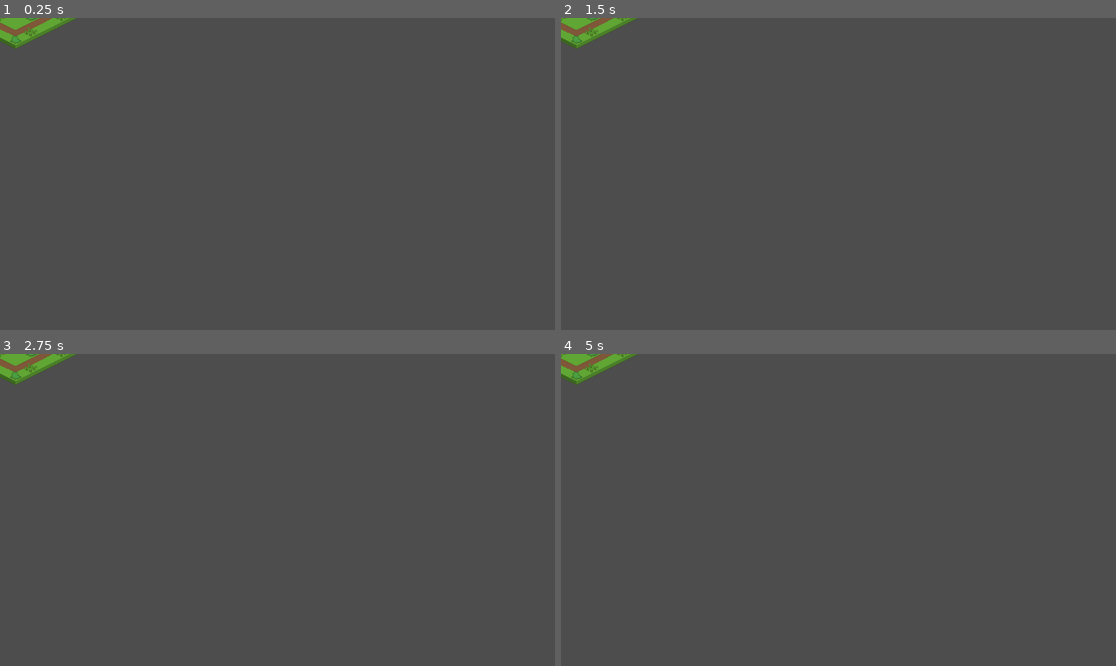
Above: before the commit, frames 1-4 (two rows, left to right).
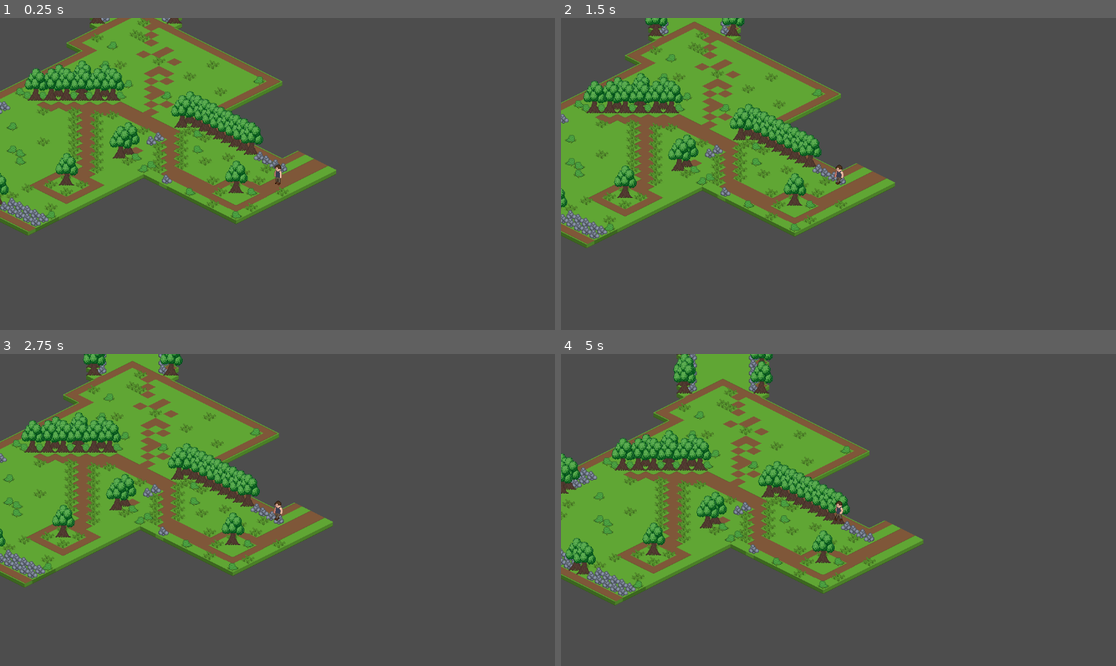
Above: after the commit, the same moments.

Repository: SantiagoTamayo2002/juego_1
Game: Godot game, scene res://basic-map.tscn
Two runs of this game, one before a commit and one after it. Both use one fixed random seed, a clock stepped at 60 frames per second and the inputs below.
Inputs:
- Up to frame 1 (0.25 s): no input
- Up to frame 2 (1.5 s): tap Enter at 0.5 s; hold W (M_up, bound only after the commit) 0.53-1.28 s; tap D (M_rigth, bound only after the commit) at 0.6, 1.35 s; hold S (M_down, bound only after the commit) from 1.28 s (still down)
- Up to frame 3 (2.75 s): release S (M_down, bound only after the commit) at 2.03 s; hold W (M_up, bound only after the commit) from 2.03 s (still down); tap D (M_rigth, bound only after the commit) at 2.1 s
- Up to frame 4 (5 s): tap D (M_rigth, bound only after the commit) at 2.85, 3.6, 4.35 s; release W (M_up, bound only after the commit) at 3.53 s; hold A (M_left, bound only after the commit) from 3.53 s (still down)

The runs differ from the first frame. In frame 1, 27% of the frame differs, in the area x 0-61%, y 0-70%; in frame 2, 27%; in frame 3, 27%; in frame 4, 31%, in the area x 0-66%, y 0-81%.

Commit message:
animated_character_movements_AWSD

Diff:
--- /dev/null
+++ b/juego_1/Scripts/personaje.gd
@@ -0,0 +1,20 @@
+extends CharacterBody2D
+var pixeles_personaje : int = 24
+
+@export var speed : float = 2 * pixeles_personaje
+
+func _physics_process(delta):
+	var direction : Vector2 = Input.get_vector("M_left","M_rigth","M_up","M_down").normalized()
+	if direction:
+		velocity = direction * speed
+		animar(1)
+	else:
+		velocity = Vector2.ZERO
+		animar(0)
+	move_and_slide()
+
+func animar(bool):
+	if bool == 1:
+		$AnimatedSprite2D.play("walk")
+	else:
+		$AnimatedSprite2D.play("idle")
--- a/juego_1/basic-map.tscn
+++ b/juego_1/basic-map.tscn
@@ -7,8 +7,7 @@
 [ext_resource type="Texture2D" uid="uid://6lget2gf2x2x" path="res://assets/terrain/tree.png" id="6_qx2lp"]
 [ext_resource type="Texture2D" uid="uid://8ekrkwsv4f1k" path="res://assets/terrain/grass_w_p.png" id="7_f4sve"]
 [ext_resource type="Texture2D" uid="uid://o3mc0lm2xmgf" path="res://assets/terrain/grass_w_r.png" id="7_ia6ev"]
-[ext_resource type="Texture2D" uid="uid://d4nrfdkpvi204" path="res://assets/spritesheets/player_idle.png" id="8_1elgo"]
-[ext_resource type="Texture2D" uid="uid://bnph608kdvbvs" path="res://assets/spritesheets/player_walk.png" id="9_elmng"]
+[ext_resource type="PackedScene" uid="uid://ce61awfe6glro" path="res://personaje.tscn" id="8_g6g2e"]
 
 [sub_resource type="TileSetAtlasSource" id="TileSetAtlasSource_sllo7"]
 texture = ExtResource("7_ia6ev")
@@ -83,145 +82,6 @@
 sources/5 = SubResource("TileSetAtlasSource_p2f26")
 sources/8 = SubResource("TileSetAtlasSource_86o2n")
 
-[sub_resource type="AtlasTexture" id="AtlasTexture_ofd8g"]
-atlas = ExtResource("8_1elgo")
-region = Rect2(0, 0, 32, 48)
-
-[sub_resource type="AtlasTexture" id="AtlasTexture_ki2t1"]
-atlas = ExtResource("8_1elgo")
-region = Rect2(32, 0, 32, 48)
-
-[sub_resource type="AtlasTexture" id="AtlasTexture_c1ev5"]
-atlas = ExtResource("8_1elgo")
-region = Rect2(64, 0, 32, 48)
-
-[sub_resource type="AtlasTexture" id="AtlasTexture_2irqr"]
-atlas = ExtResource("8_1elgo")
-region = Rect2(96, 0, 32, 48)
-
-[sub_resource type="AtlasTexture" id="AtlasTexture_t0na8"]
-atlas = ExtResource("8_1elgo")
-region = Rect2(128, 0, 32, 48)
-
-[sub_resource type="AtlasTexture" id="AtlasTexture_d1mdb"]
-atlas = ExtResource("8_1elgo")
-region = Rect2(160, 0, 32, 48)
-
-[sub_resource type="AtlasTexture" id="AtlasTexture_g76gt"]
-atlas = ExtResource("8_1elgo")
-region = Rect2(192, 0, 32, 48)
-
-[sub_resource type="AtlasTexture" id="AtlasTexture_ihlbc"]
-atlas = ExtResource("8_1elgo")
-region = Rect2(224, 0, 32, 48)
-
-[sub_resource type="AtlasTexture" id="AtlasTexture_jpgyi"]
-atlas = ExtResource("8_1elgo")
-region = Rect2(256, 0, 32, 48)
-
-[sub_resource type="AtlasTexture" id="AtlasTexture_ve2ax"]
-atlas = ExtResource("8_1elgo")
-region = Rect2(288, 0, 32, 48)
-
-[sub_resource type="AtlasTexture" id="AtlasTexture_van7n"]
-atlas = ExtResource("8_1elgo")
-region = Rect2(320, 0, 32, 48)
-
-[sub_resource type="AtlasTexture" id="AtlasTexture_016m1"]
-atlas = ExtResource("8_1elgo")
-region = Rect2(352, 0, 32, 48)
-
-[sub_resource type="AtlasTexture" id="AtlasTexture_cv36d"]
-atlas = ExtResource("9_elmng")
-region = Rect2(0, 0, 32, 48)
-
-[sub_resource type="AtlasTexture" id="AtlasTexture_m70ut"]
-atlas = ExtResource("9_elmng")
-region = Rect2(32, 0, 32, 48)
-
-[sub_resource type="AtlasTexture" id="AtlasTexture_xwypf"]
-atlas = ExtResource("9_elmng")
-region = Rect2(64, 0, 32, 48)
-
-[sub_resource type="AtlasTexture" id="AtlasTexture_xcyfr"]
-atlas = ExtResource("9_elmng")
-region = Rect2(96, 0, 32, 48)
-
-[sub_resource type="AtlasTexture" id="AtlasTexture_guh6l"]
-atlas = ExtResource("9_elmng")
-region = Rect2(128, 0, 32, 48)
-
-[sub_resource type="AtlasTexture" id="AtlasTexture_oyr01"]
-atlas = ExtResource("9_elmng")
-region = Rect2(160, 0, 32, 48)
-
-[sub_resource type="SpriteFrames" id="SpriteFrames_nvlyj"]
-animations = [{
-"frames": [{
-"duration": 1.0,
-"texture": SubResource("AtlasTexture_ofd8g")
-}, {
-"duration": 1.0,
-"texture": SubResource("AtlasTexture_ki2t1")
-}, {
-"duration": 1.0,
-"texture": SubResource("AtlasTexture_c1ev5")
-}, {
-"duration": 1.0,
-"texture": SubResource("AtlasTexture_2irqr")
-}, {
-"duration": 1.0,
-"texture": SubResource("AtlasTexture_t0na8")
-}, {
-"duration": 1.0,
-"texture": SubResource("AtlasTexture_d1mdb")
-}, {
-"duration": 1.0,
-"texture": SubResource("AtlasTexture_g76gt")
-}, {
-"duration": 1.0,
-"texture": SubResource("AtlasTexture_ihlbc")
-}, {
-"duration": 1.0,
-"texture": SubResource("AtlasTexture_jpgyi")
-}, {
-"duration": 1.0,
-"texture": SubResource("AtlasTexture_ve2ax")
-}, {
-"duration": 1.0,
-"texture": SubResource("AtlasTexture_van7n")
-}, {
-"duration": 1.0,
-"texture": SubResource("AtlasTexture_016m1")
-}],
-"loop": true,
-"name": &"idle",
-"speed": 10.0
-}, {
-"frames": [{
-"duration": 1.0,
-"texture": SubResource("AtlasTexture_cv36d")
-}, {
-"duration": 1.0,
-"texture": SubResource("AtlasTexture_m70ut")
-}, {
-"duration": 1.0,
-"texture": SubResource("AtlasTexture_xwypf")
-}, {
-"duration": 1.0,
-"texture": SubResource("AtlasTexture_xcyfr")
-}, {
-"duration": 1.0,
-"texture": SubResource("AtlasTexture_guh6l")
-}, {
-"duration": 1.0,
-"texture": SubResource("AtlasTexture_oyr01")
-}],
-"loop": true,
-"name": &"walk",
-"speed": 5.0
-}]
-
 [node name="nivel" type="Node2D"]
 
 [node name="TileMap" type="TileMap" parent="."]
@@ -230,9 +90,4 @@
 format = 2
 layer_0/tile_data = PackedInt32Array(-65536, 5, 0, -2, 3, 1, -1, 1, 0, 65535, 8, 0, 0, 1, 0, 65536, 65539, 0, 65537, 65 …(15558 unchanged characters)…
 
-[node name="AnimatedSprite2D" type="AnimatedSprite2D" parent="."]
-texture_filter = 1
-position = Vector2(118, -40)
-sprite_frames = SubResource("SpriteFrames_nvlyj")
-animation = &"idle"
-frame_progress = 0.072032
+[node name="CharacterBody2D" parent="." instance=ExtResource("8_g6g2e")]
--- /dev/null
+++ b/juego_1/personaje.tscn
@@ -0,0 +1,165 @@
+[gd_scene load_steps=24 format=3 uid="uid://ce61awfe6glro"]
+
+[ext_resource type="Texture2D" uid="uid://d4nrfdkpvi204" path="res://assets/spritesheets/player_idle.png" id="1_m5w3n"]
+[ext_resource type="Script" path="res://Scripts/personaje.gd" id="1_pg8ck"]
+[ext_resource type="Texture2D" uid="uid://bnph608kdvbvs" path="res://assets/spritesheets/player_walk.png" id="2_v8bb5"]
+
+[sub_resource type="AtlasTexture" id="AtlasTexture_ki2t1"]
+atlas = ExtResource("1_m5w3n")
+region = Rect2(32, 0, 32, 48)
+
+[sub_resource type="AtlasTexture" id="AtlasTexture_ofd8g"]
+atlas = ExtResource("1_m5w3n")
+region = Rect2(0, 0, 32, 48)
+
+[sub_resource type="AtlasTexture" id="AtlasTexture_c1ev5"]
+atlas = ExtResource("1_m5w3n")
+region = Rect2(64, 0, 32, 48)
+
+[sub_resource type="AtlasTexture" id="AtlasTexture_2irqr"]
+atlas = ExtResource("1_m5w3n")
+region = Rect2(96, 0, 32, 48)
+
+[sub_resource type="AtlasTexture" id="AtlasTexture_t0na8"]
+atlas = ExtResource("1_m5w3n")
+region = Rect2(128, 0, 32, 48)
+
+[sub_resource type="AtlasTexture" id="AtlasTexture_d1mdb"]
+atlas = ExtResource("1_m5w3n")
+region = Rect2(160, 0, 32, 48)
+
+[sub_resource type="AtlasTexture" id="AtlasTexture_g76gt"]
+atlas = ExtResource("1_m5w3n")
+region = Rect2(192, 0, 32, 48)
+
+[sub_resource type="AtlasTexture" id="AtlasTexture_ihlbc"]
+atlas = ExtResource("1_m5w3n")
+region = Rect2(224, 0, 32, 48)
+
+[sub_resource type="AtlasTexture" id="AtlasTexture_jpgyi"]
+atlas = ExtResource("1_m5w3n")
+region = Rect2(256, 0, 32, 48)
+
+[sub_resource type="AtlasTexture" id="AtlasTexture_ve2ax"]
+atlas = ExtResource("1_m5w3n")
+region = Rect2(288, 0, 32, 48)
+
+[sub_resource type="AtlasTexture" id="AtlasTexture_van7n"]
+atlas = ExtResource("1_m5w3n")
+region = Rect2(320, 0, 32, 48)
+
+[sub_resource type="AtlasTexture" id="AtlasTexture_016m1"]
+atlas = ExtResource("1_m5w3n")
+region = Rect2(352, 0, 32, 48)
+
+[sub_resource type="AtlasTexture" id="AtlasTexture_cv36d"]
+atlas = ExtResource("2_v8bb5")
+region = Rect2(0, 0, 32, 48)
+
+[sub_resource type="AtlasTexture" id="AtlasTexture_m70ut"]
+atlas = ExtResource("2_v8bb5")
+region = Rect2(32, 0, 32, 48)
+
+[sub_resource type="AtlasTexture" id="AtlasTexture_xwypf"]
+atlas = ExtResource("2_v8bb5")
+region = Rect2(64, 0, 32, 48)
+
+[sub_resource type="AtlasTexture" id="AtlasTexture_xcyfr"]
+atlas = ExtResource("2_v8bb5")
+region = Rect2(96, 0, 32, 48)
+
+[sub_resource type="AtlasTexture" id="AtlasTexture_guh6l"]
+atlas = ExtResource("2_v8bb5")
+region = Rect2(128, 0, 32, 48)
+
+[sub_resource type="AtlasTexture" id="AtlasTexture_oyr01"]
+atlas = ExtResource("2_v8bb5")
+region = Rect2(160, 0, 32, 48)
+
+[sub_resource type="SpriteFrames" id="SpriteFrames_f8rhc"]
+animations = [{
+"frames": [{
+"duration": 1.0,
+"texture": SubResource("AtlasTexture_ki2t1")
+}, {
+"duration": 1.0,
+"texture": SubResource("AtlasTexture_ofd8g")
+}, {
+"duration": 1.0,
+"texture": SubResource("AtlasTexture_c1ev5")
+}, {
+"duration": 1.0,
+"texture": SubResource("AtlasTexture_2irqr")
+}, {
+"duration": 1.0,
+"texture": SubResource("AtlasTexture_t0na8")
+}, {
+"duration": 1.0,
+"texture": SubResource("AtlasTexture_d1mdb")
+}, {
+"duration": 1.0,
+"texture": SubResource("AtlasTexture_g76gt")
+}, {
+"duration": 1.0,
+"texture": SubResource("AtlasTexture_ihlbc")
+}, {
+"duration": 1.0,
+"texture": SubResource("AtlasTexture_jpgyi")
+}, {
+"duration": 1.0,
+"texture": SubResource("AtlasTexture_ve2ax")
+}, {
+"duration": 1.0,
+"texture": SubResource("AtlasTexture_van7n")
+}, {
+"duration": 1.0,
+"texture": SubResource("AtlasTexture_016m1")
+}],
+"loop": true,
+"name": &"idle",
+"speed": 10.0
+}, {
+"frames": [{
+"duration": 1.0,
+"texture": SubResource("AtlasTexture_cv36d")
+}, {
+"duration": 1.0,
+"texture": SubResource("AtlasTexture_m70ut")
+}, {
+"duration": 1.0,
+"texture": SubResource("AtlasTexture_xwypf")
+}, {
+"duration": 1.0,
+"texture": SubResource("AtlasTexture_xcyfr")
+}, {
+"duration": 1.0,
+"texture": SubResource("AtlasTexture_guh6l")
+}, {
+"duration": 1.0,
+"texture": SubResource("AtlasTexture_oyr01")
+}],
+"loop": true,
+"name": &"walk",
+"speed": 5.0
+}]
+
+[sub_resource type="CapsuleShape2D" id="CapsuleShape2D_vx46m"]
+radius = 7.0
+height = 42.0
+
+[node name="CharacterBody2D" type="CharacterBody2D"]
+script = ExtResource("1_pg8ck")
+
+[node name="Camera2D" type="Camera2D" parent="."]
+position = Vector2(118, -40)
+editor_draw_drag_margin = true
+
+[node name="AnimatedSprite2D" type="AnimatedSprite2D" parent="."]
+texture_filter = 1
+position = Vector2(118, -40)
+sprite_frames = SubResource("SpriteFrames_f8rhc")
+animation = &"idle"
+
+[node name="CollisionShape2D" type="CollisionShape2D" parent="."]
+position = Vector2(119, -38)
+shape = SubResource("CapsuleShape2D_vx46m")
--- a/juego_1/project.godot
+++ b/juego_1/project.godot
@@ -15,6 +15,29 @@
 config/features=PackedStringArray("4.2", "Mobile")
 config/icon="res://icon.svg"
 
+[input]
+
+M_up={
+"deadzone": 0.5,
+"events": [Object(InputEventKey,"resource_local_to_scene":false,"resource_name":"","device":-1,"window_id":0,"alt_pressed":false,"shift_pressed":false,"ctrl_pressed":false,"meta_pressed":false,"pressed":false,"keycode":0,"physical_keycode":87,"key_label":0,"unicode":119,"echo":false,"script":null)
+]
+}
+M_down={
+"deadzone": 0.5,
+"events": [Object(InputEventKey,"resource_local_to_scene":false,"resource_name":"","device":-1,"window_id":0,"alt_pressed":false,"shift_pressed":false,"ctrl_pressed":false,"meta_pressed":false,"pressed":false,"keycode":0,"physical_keycode":83,"key_label":0,"unicode":115,"echo":false,"script":null)
+]
+}
+M_rigth={
+"deadzone": 0.5,
+"events": [Object(InputEventKey,"resource_local_to_scene":false,"resource_name":"","device":-1,"window_id":0,"alt_pressed":false,"shift_pressed":false,"ctrl_pressed":false,"meta_pressed":false,"pressed":false,"keycode":0,"physical_keycode":68,"key_label":0,"unicode":100,"echo":false,"script":null)
+]
+}
+M_left={
+"deadzone": 0.5,
+"events": [Object(InputEventKey,"resource_local_to_scene":false,"resource_name":"","device":-1,"window_id":0,"alt_pressed":false,"shift_pressed":false,"ctrl_pressed":false,"meta_pressed":false,"pressed":false,"keycode":0,"physical_keycode":65,"key_label":0,"unicode":97,"echo":false,"script":null)
+]
+}
+
 [rendering]
 
 renderer/rendering_method="mobile"
Not shown: 1 places in juego_1/basic-map.tscn that only renumber resources
